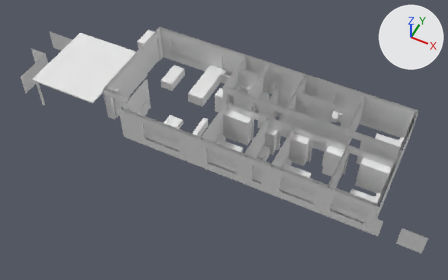
What one commit did to the OBJ model renders/3d/house.obj.
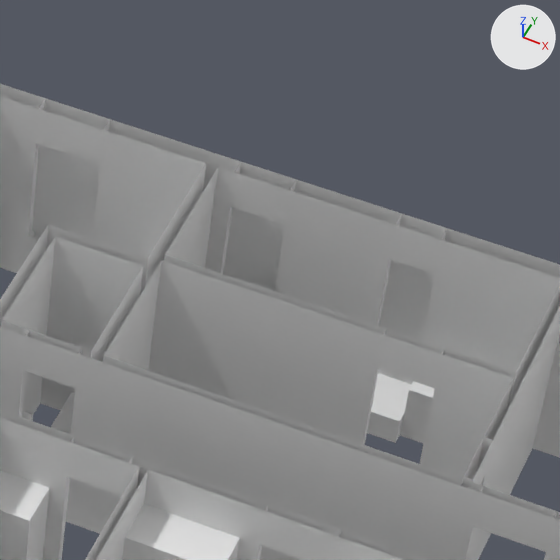
Each version is shown whole from a 50 mm camera at (106.7, -62.7, 116.4) aimed at (59.5, 31.7, -1.6), then close up on the part from 60% to 81% of the width and 17% to 51% of the height. Every picture has the same lights, and +X, +Y and +Z are marked at upper right. The last two pictures show the newer version. Where no turn or scale is listed for an object, it has been applied to the vertices. Vertices at exactly the same position are counted once.

In view in the first close-up: 'house'.
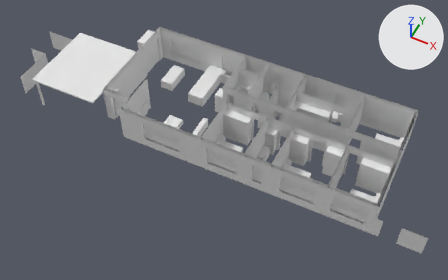
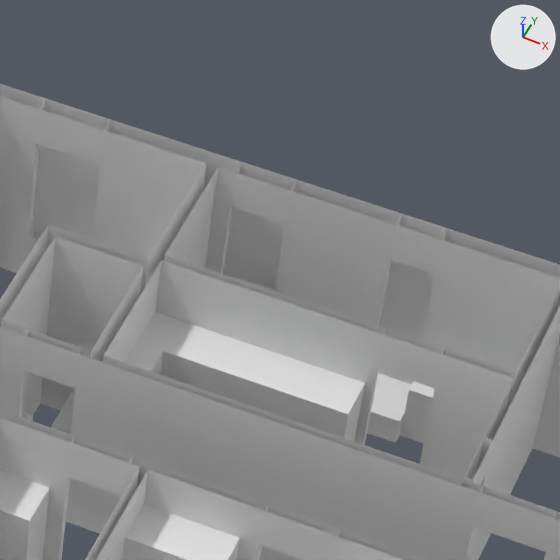
Changed parts and their boxes (x1, y1, x2, y2) in the close-ups (560 x 560 px):
part 1 of me_house, added
    after: (125, 312, 365, 441)

Edits to the bpy script that builds the scene:
```text
Change me_house:
    used by ob_house; location = (0.0, 0.0, 0.0)
    remove me_house.from_pydata(...)  # 1113 vertices, 694 faces; spans x 0.0..113.0, y 19.6..57.2, z 0.0..10.0
    add me_house.from_pydata(...)  # 1131 vertices, 712 faces; spans x 0.0..113.0, y 19.6..57.2, z 0.0..10.0
    me_house part 1
    8 vertices are added at x 73.1..85.9, y 38.5..44.6, z 0.0
    10 new vertices lie (0.0, 0.0, 7.0) away from vertices in x 73.1..85.9, y 38.5..44.6, z 0.0
    18 new faces join them
```
